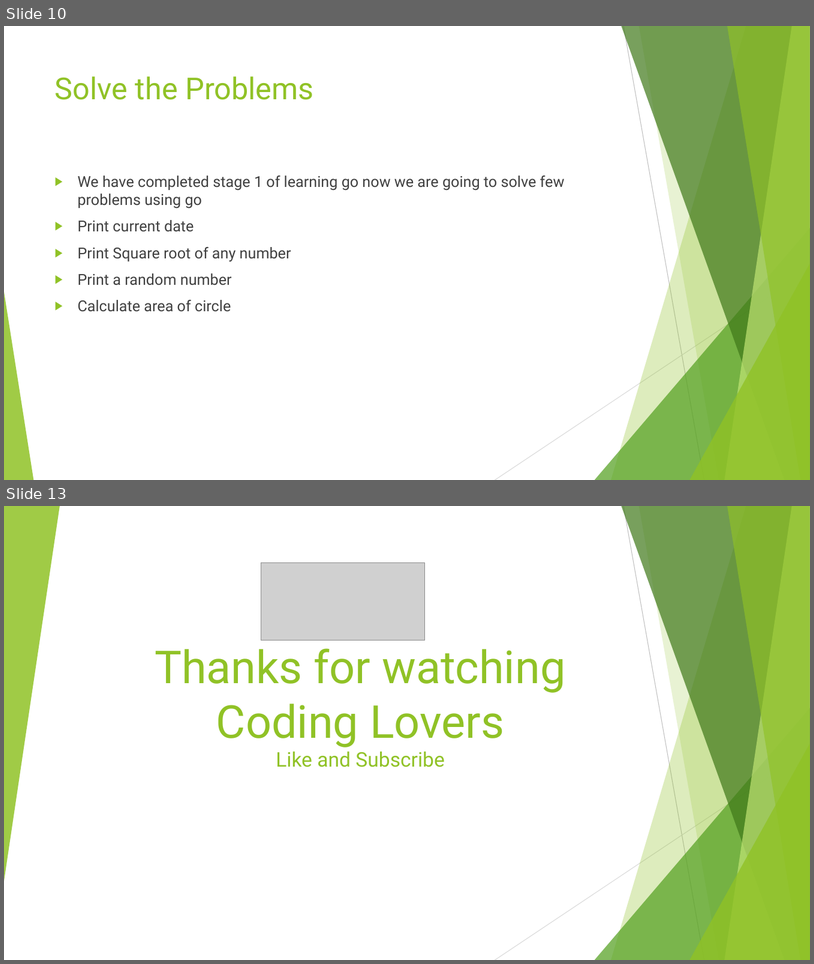
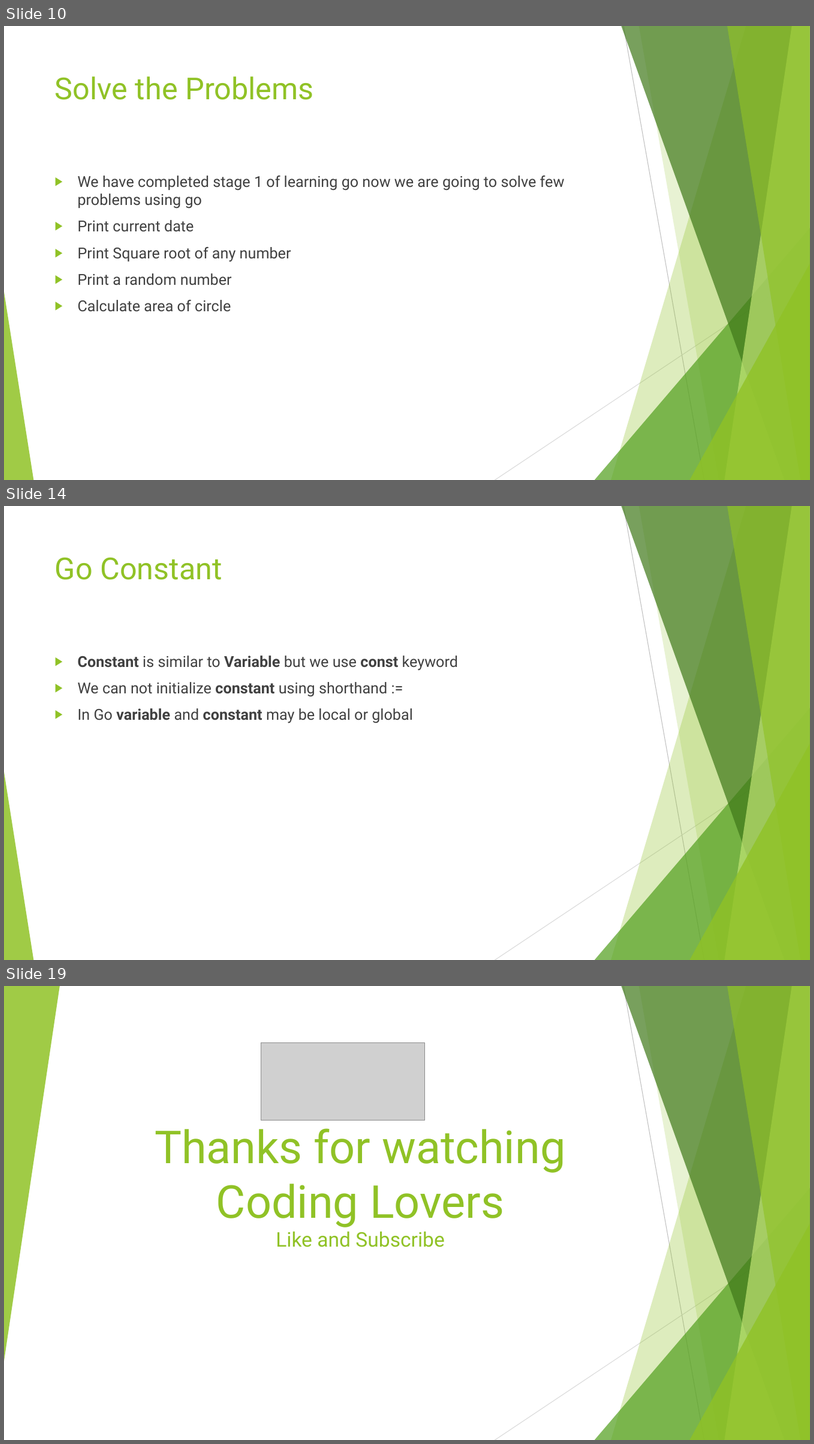
Before and after one commit to vivekdubeydeveloper/goquickstart, a slide deck: goquickstart.pptx. Shown one above the other, each under a label of ours: slides 10 and 13 before the commit, slides 10, 14 and 19 after it; the slides between them are not shown. The pictures are 814x964 and 814x1444 pixels, drawn with LibreOffice and Linux fonts; fonts in the diff are those of the drawing; grey boxes stand for pictures. Boxes give left, top, right and bottom in pixels: in the first picture for what was removed or moved away, otherwise in the second. Text is boxed around its words. In the diff, an @@ line names an element or a change of style, - is before the commit and + after.

```diff
--- a/goquickstart.pptx
+++ b/goquickstart.pptx
@@ slide 14 added at box(4, 506, 810, 960), background #FFFFFF; not listed: 10 template elements that a slide beside it also shows @@
@@ title added at box(55, 557, 222, 580), 36 pt, text #90C226 @@
+Go Constant
@@ text added at box(78, 655, 458, 723), 18 pt, text #404040 @@
+▶ Constant is similar to Variable but we use const keyword
+▶ We can not initialize constant using shorthand :=
+▶ In Go variable and constant may be local or global
@@ what was slide 13 is now slide 19 @@
```
Also in this commit, not shown: 2 slides changed, 5 other slides added, 5 other files.
